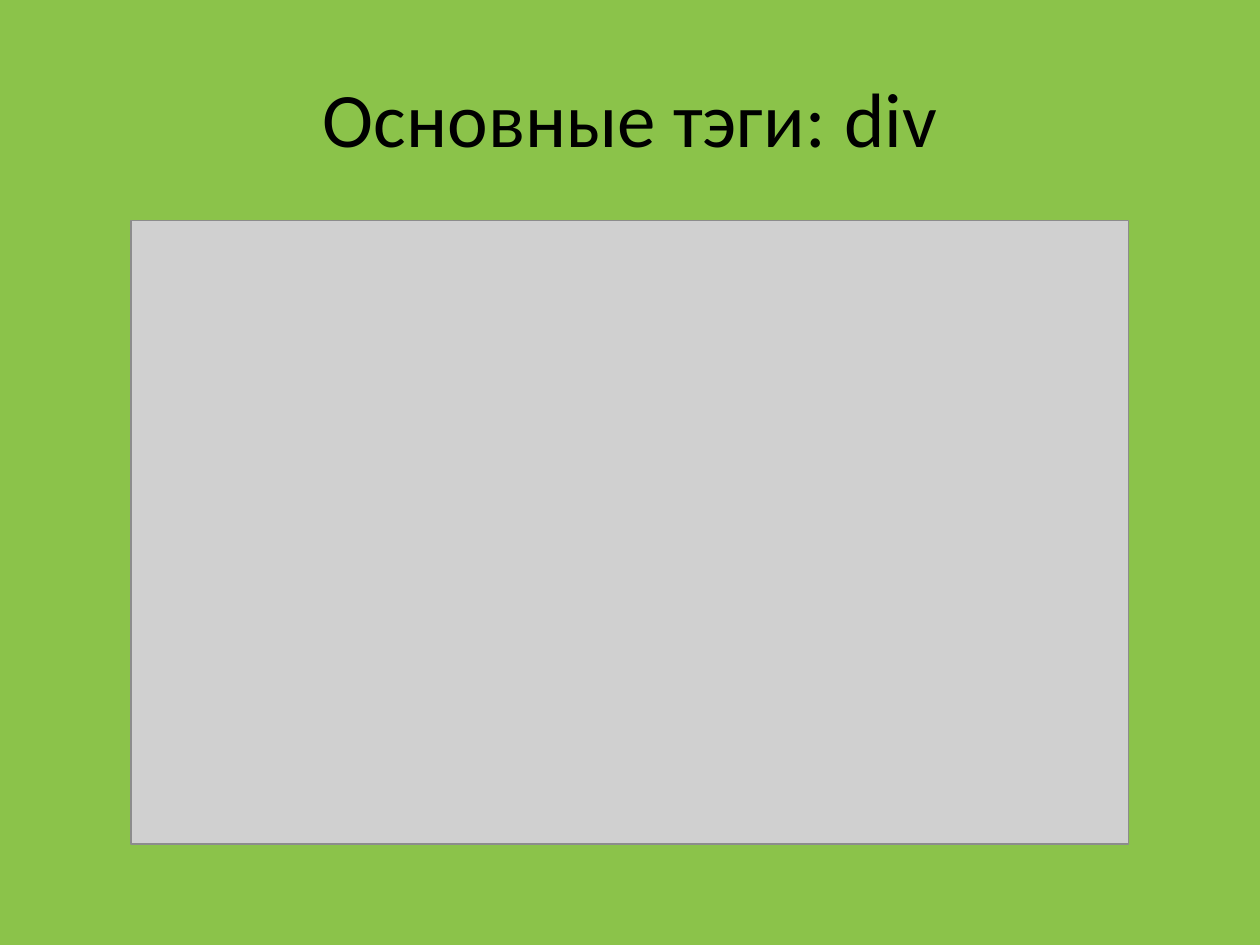
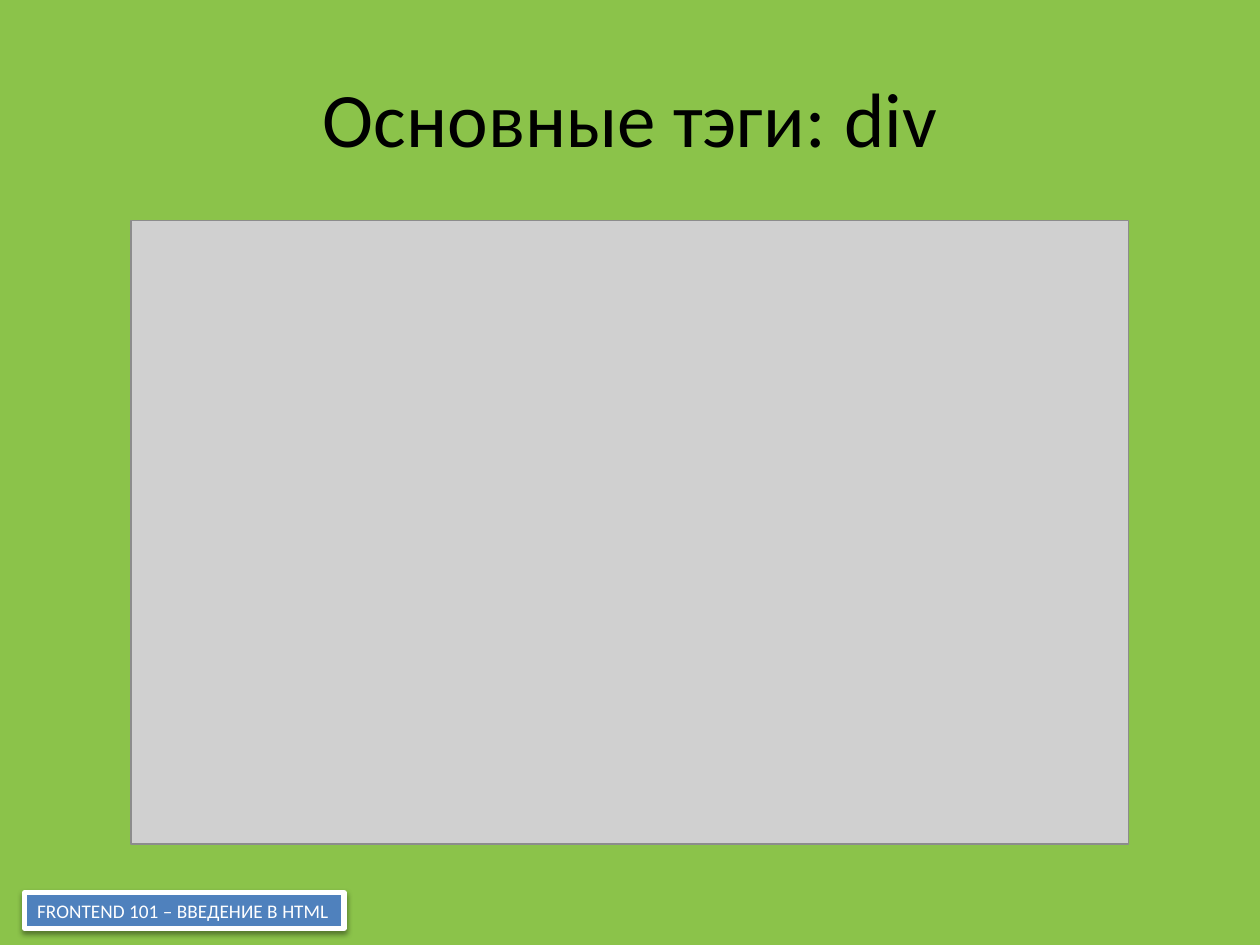
Before and after one commit to fedyashev/course-frontend-group-2, a slide deck: slide 11 of 00-presentation/Frontend 101.pptx. Drawn at 1260x945 pixels with LibreOffice and Linux fonts; fonts in the diff are those of the drawing; grey boxes stand for pictures. Boxes give left, top, right and bottom in pixels: in the first picture for what was removed or moved away, otherwise in the second. Text is boxed around its words. In the diff, an @@ line names an element or a change of style, - is before the commit and + after.

Commit message:
Done presentation 101

```diff
--- a/00-presentation/Frontend 101.pptx
+++ b/00-presentation/Frontend 101.pptx
@@ rectangle added at (x1=25, y1=892, x2=344, y2=929), fill #4F81BD, outline #FFFFFF 3 pt, 11 pt, text #FFFFFF @@
+FRONTEND 101 – ВВЕДЕНИЕ В HTML
```
Also in this commit, not shown: 4 slides added, 5 other files.
